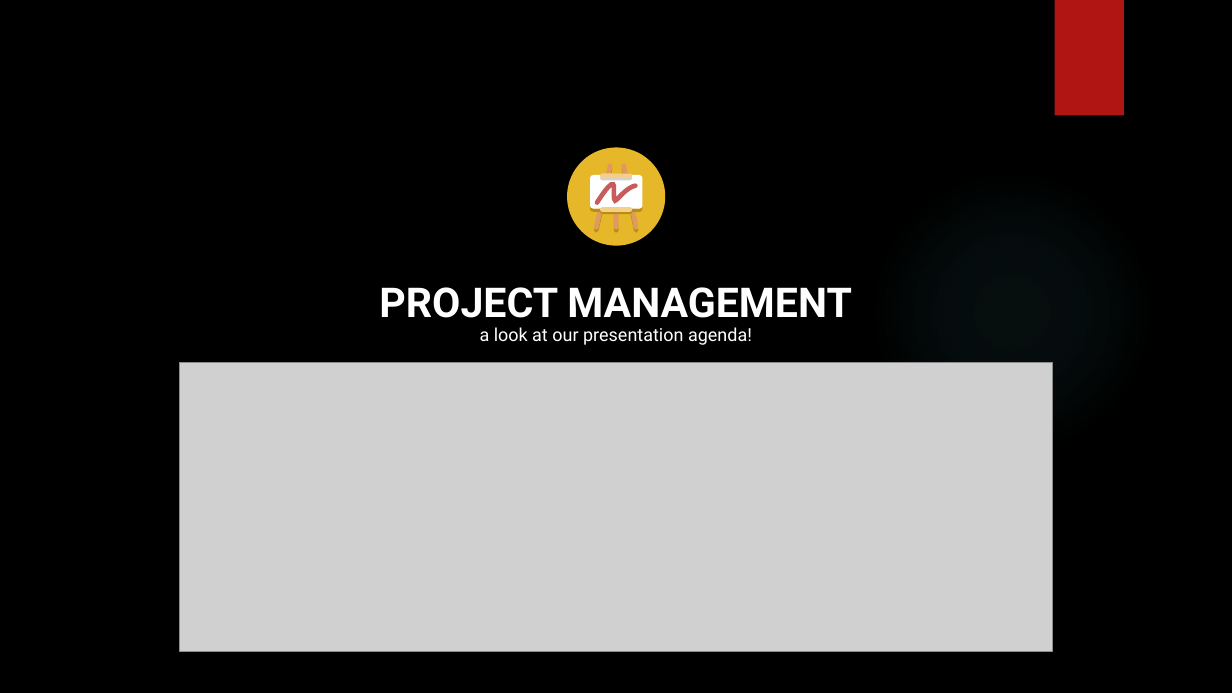
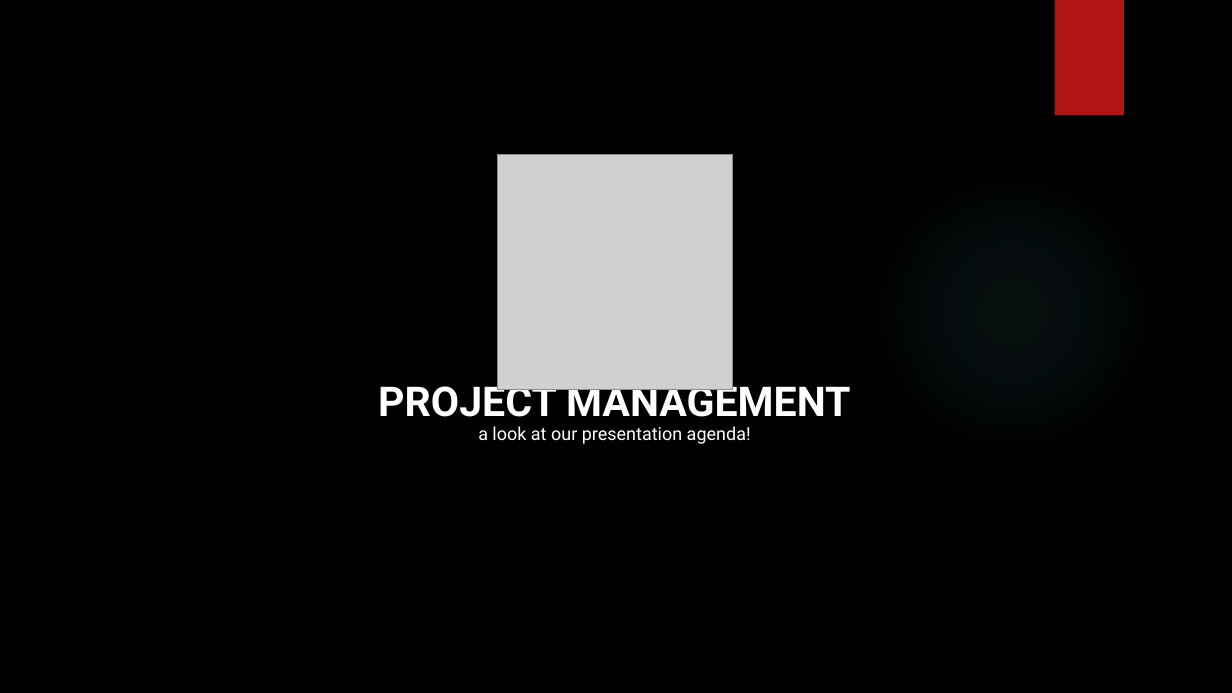
Before and after one commit to khangpqvn/Xanh-Hoa_Lac, a slide deck: slide 9 of Document/KhangPQ/Capstone.pptx. Drawn at 1232x693 pixels with LibreOffice and Linux fonts; fonts in the diff are those of the drawing; grey boxes stand for pictures; background and template pictures are left out. Boxes give left, top, right and bottom in pixels: in the first picture for what was removed or moved away, otherwise in the second. Text is boxed around its words. In the diff, an @@ line names an element or a change of style, - is before the commit and + after.

```diff
--- a/Document/KhangPQ/Capstone.pptx
+++ b/Document/KhangPQ/Capstone.pptx
@@ picture added at [497, 154, 732, 389] @@
@@ group removed at [567, 148, 665, 246]: 33 freeform shapes, 3 rectangles, 2 lines, 1 ellipse @@
@@ picture removed at [180, 363, 1053, 653] @@
@@ text "PROJECT MANAGEMENT" rewrapped from [379, 287, 852, 318] to [378, 378, 851, 417] @@
@@ text "a look at our presentation ...": place and size @@
-text "a look at our presentation ..." at [480, 327, 752, 345]
+text "a look at our presentation ..." at [478, 426, 751, 444]
```
Also in this commit, not shown: 2 other slides changed, 1 slide removed.
